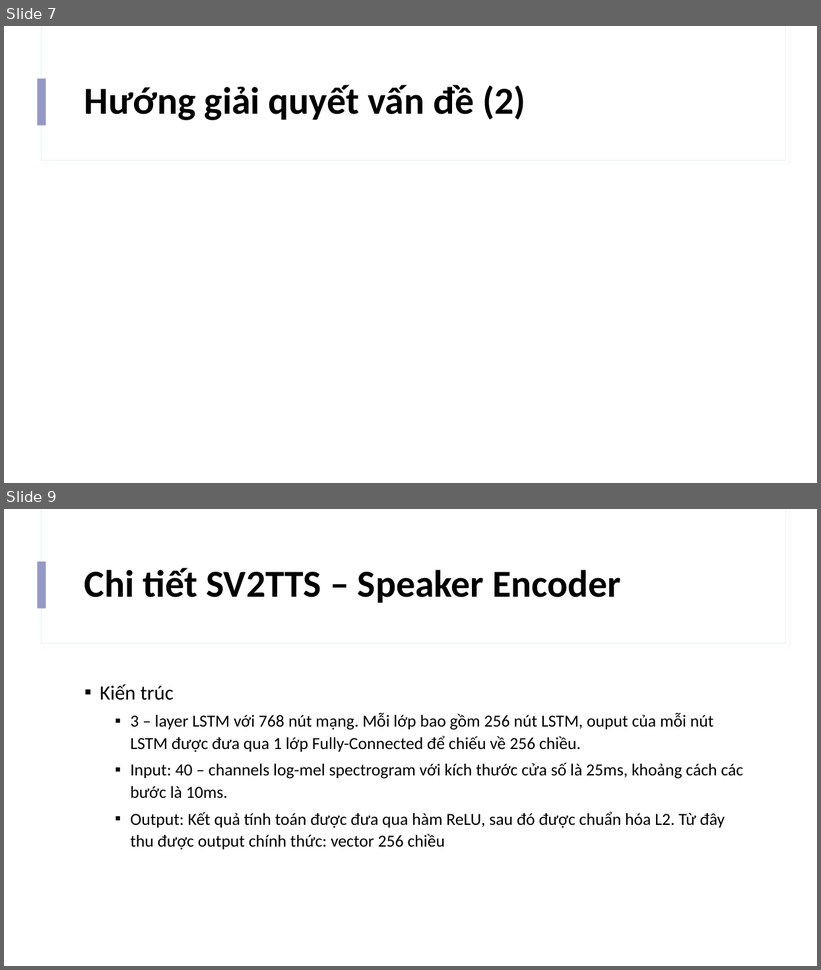
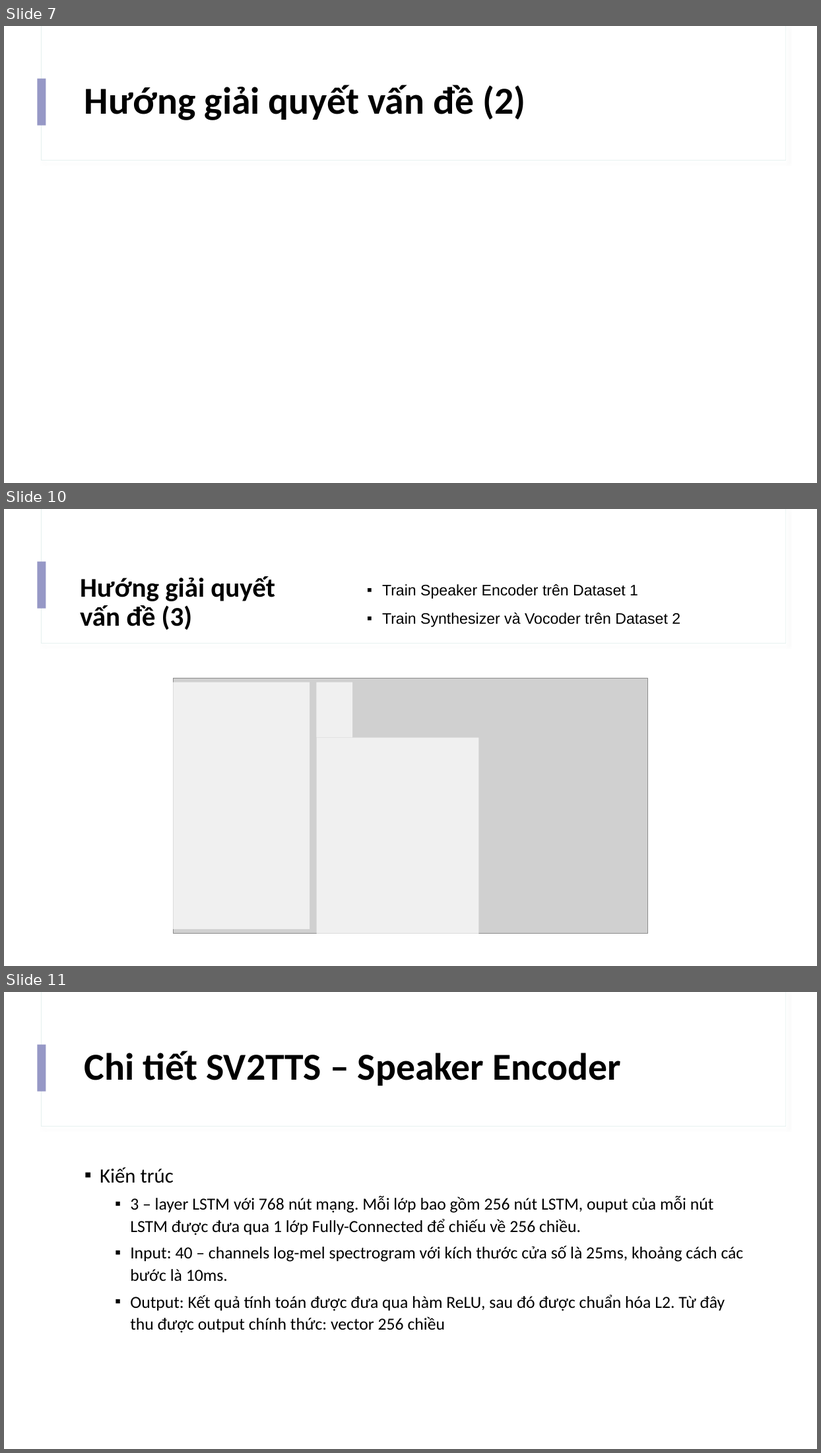
Before and after one commit to IrisStream/Machine-Learning, a slide deck: Voice_Cloning/Slide.pptx. Shown one above the other, each under a label of ours: slides 7 and 9 before the commit, slides 7, 10 and 11 after it; the slides between them are not shown. The pictures are 821x970 and 821x1453 pixels, drawn with LibreOffice and Linux fonts; fonts in the diff are those of the drawing; grey boxes stand for pictures. Boxes give left, top, right and bottom in pixels: in the first picture for what was removed or moved away, otherwise in the second. Text is boxed around its words. In the diff, an @@ line names an element or a change of style, - is before the commit and + after.

```diff
--- a/Voice_Cloning/Slide.pptx
+++ b/Voice_Cloning/Slide.pptx
@@ slide 10 added at <box>4,509,817,966</box>, background #FFFFFF; not listed: 3 template elements that a slide beside it also shows @@
@@ title added at <box>80,576,275,630</box>, 32 pt, text #000000, bold @@
+Hướng giải quyết vấn đề (3)
@@ text added at <box>382,584,680,627</box>, 18 pt, text #000000 @@
+▪ Train Speaker Encoder trên Dataset 1
+▪ Train Synthesizer và Vocoder trên Dataset 2
@@ rectangle added at <box>110,682,310,930</box>, fill #FFFFFF at 70% opacity @@
@@ picture added at <box>173,679,648,933</box> @@
@@ rectangle added at <box>316,682,352,738</box>, fill #FFFFFF at 70% opacity @@
@@ rectangle added at <box>316,738,479,966</box>, fill #FFFFFF at 70% opacity @@
@@ what was slide 9 is now slide 11 @@
```
Also in this commit, not shown: 2 slides changed, 6 other slides added.
